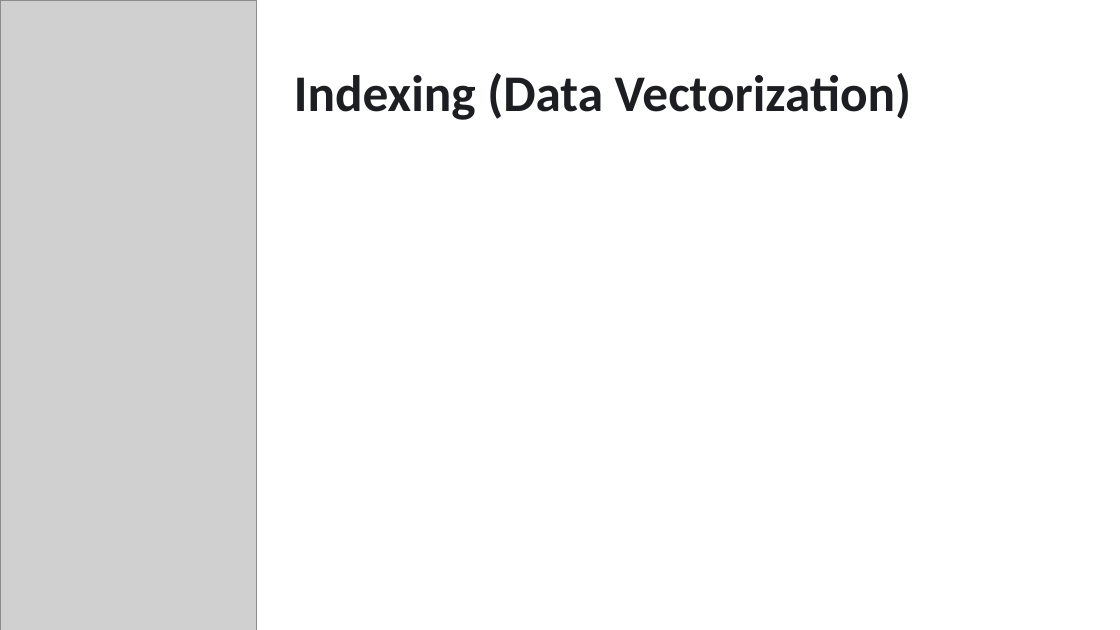
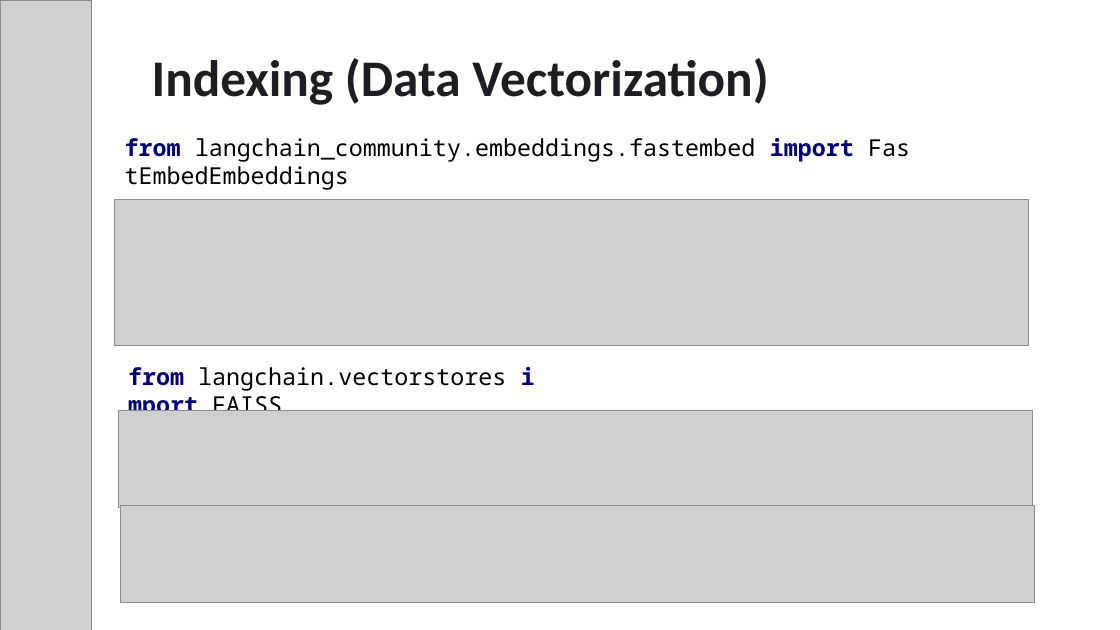
Before and after one commit to maryamfarooq13/FAQ-RAG-Application, a slide deck: slide 17 of Project Presentation.pptx (slide 16 before the commit). Drawn at 1120x630 pixels with LibreOffice and Linux fonts; fonts in the diff are those of the drawing; grey boxes stand for pictures. Boxes give left, top, right and bottom in pixels: in the first picture for what was removed or moved away, otherwise in the second. Text is boxed around its words. In the diff, an @@ line names an element or a change of style, - is before the commit and + after.

```diff
--- a/Project Presentation.pptx
+++ b/Project Presentation.pptx
@@ picture: place and size @@
-picture at bbox=[0, 0, 257, 630]
+picture at bbox=[0, 0, 91, 630]
@@ title "Indexing (Data Vectorization)": place and size @@
-title "Indexing (Data Vectorization)" at bbox=[294, 73, 911, 120]
+title "Indexing (Data Vectorization)" at bbox=[152, 58, 768, 105]
@@ text added at bbox=[125, 138, 854, 162], 20 pt, text #000000 @@
+from langchain_community.embeddings.fastembed import FastEmbedEmbeddings
@@ picture added at bbox=[114, 200, 1028, 346] @@
@@ text added at bbox=[128, 367, 506, 411], 20 pt, text #000000 @@
+from langchain.vectorstores import FAISS
@@ picture added at bbox=[118, 410, 1033, 507] @@
@@ picture added at bbox=[120, 505, 1034, 602] @@
```
Also in this commit, not shown: 13 other slides changed, 6 slides added, 8 slides removed, 7 other files.
